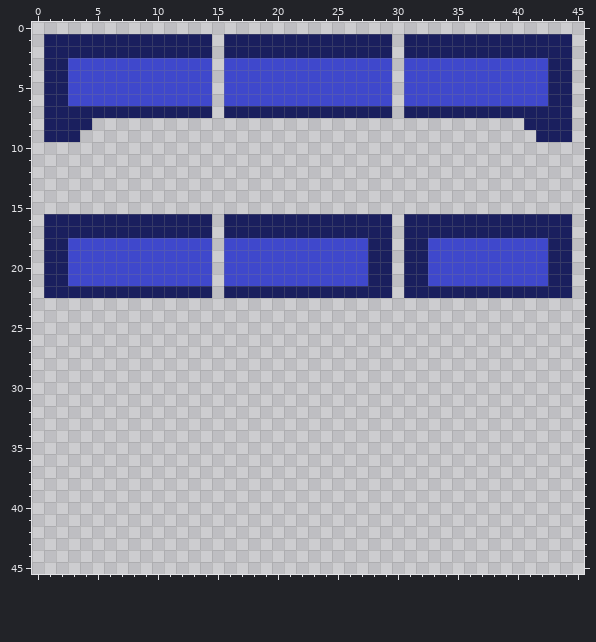
Pixel-art sprite: Assets/Images/Plat Pal.png. Above is the file before it was changed.
The file is 46x46 pixels.
The same view after the edit:
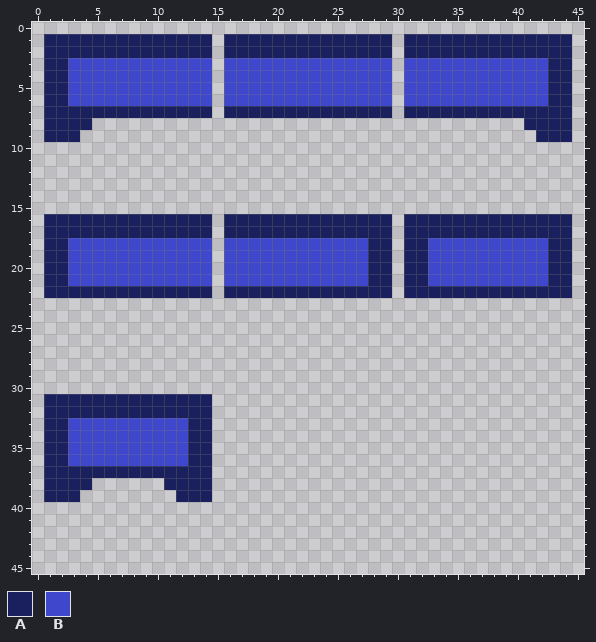
Palette (. is transparent): A #1a1f5e  B #3f48cc
Changes in this commit:
@@ x 0..16 @@
 30 .................
-31 .................
-32 .................
-33 .................
-34 .................
-35 .................
-36 .................
-37 .................
-38 .................
-39 .................
+31 .AAAAAAAAAAAAAA..
+32 .AAAAAAAAAAAAAA..
+33 .AABBBBBBBBBBAA..
+34 .AABBBBBBBBBBAA..
+35 .AABBBBBBBBBBAA..
+36 .AABBBBBBBBBBAA..
+37 .AAAAAAAAAAAAAA..
+38 .AAAA......AAAA..
+39 .AAA........AAA..
 40 .................
